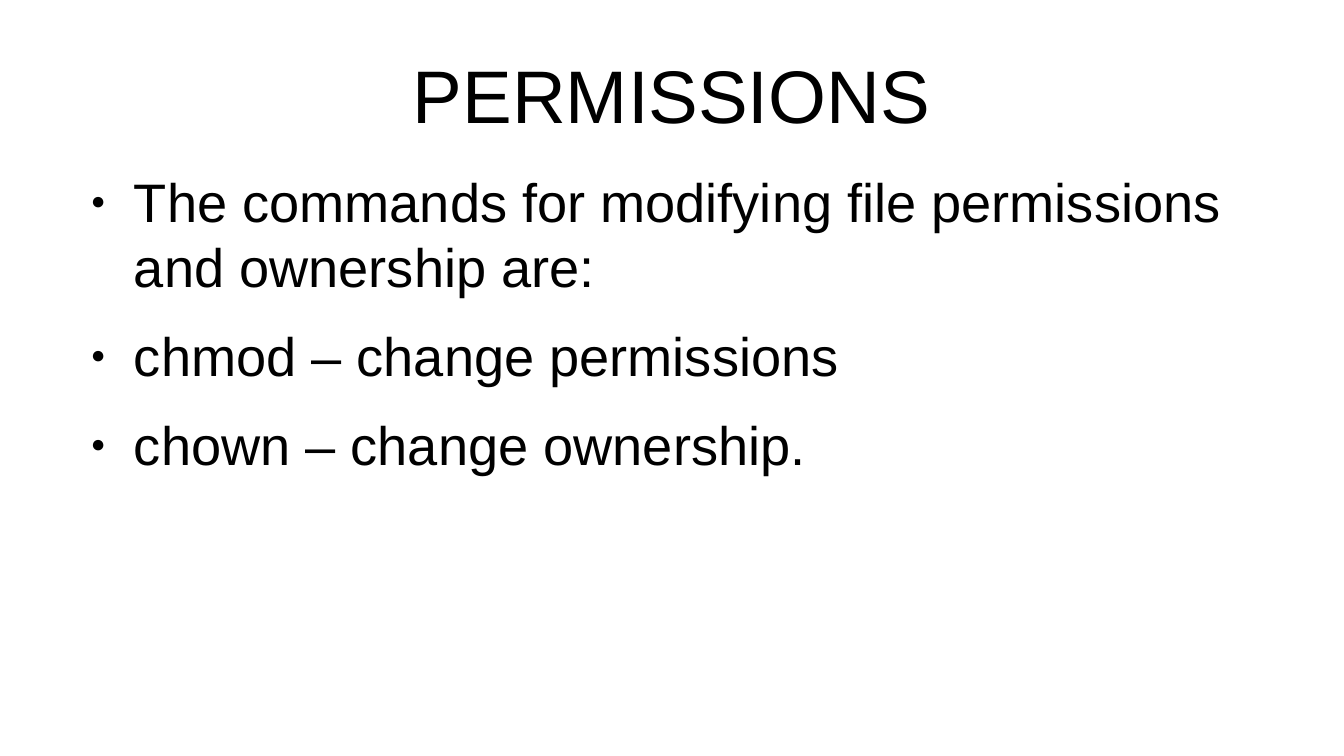
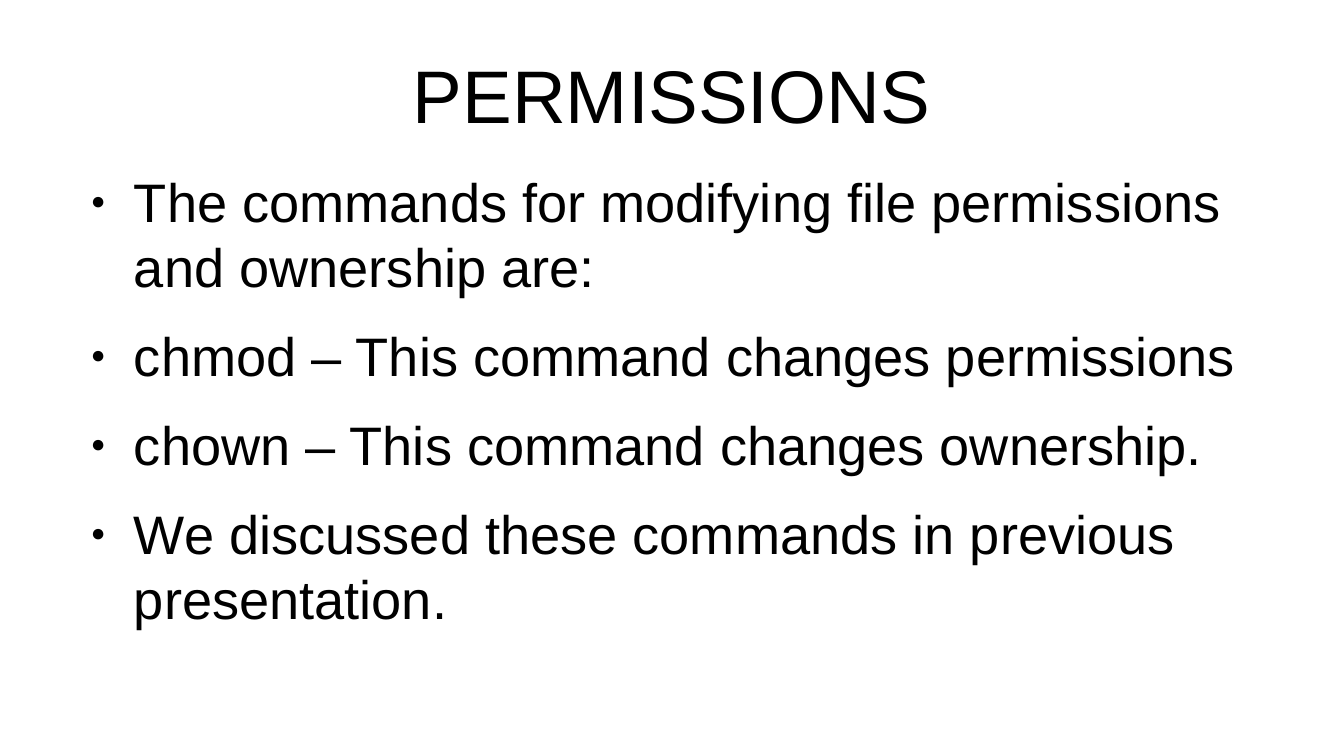
Before and after one commit to CochiseLinuxUsersGroup/Presentations, a slide deck: slide 28 of Security Considerations Encore.odp (slide 26 before the commit). Drawn at 1344x756 pixels with LibreOffice and Linux fonts; fonts in the diff are those of the drawing. Boxes give left, top, right and bottom in pixels: in the first picture for what was removed or moved away, otherwise in the second. Text is boxed around its words. In the diff, an @@ line names an element or a change of style, - is before the commit and + after.

```diff
--- a/Security Considerations Encore.odp
+++ b/Security Considerations Encore.odp
@@ text at [134,336,1235,629]: text changed @@
-● chmod – change permissions
-● chown – change ownership.
+● chmod – This command changes permissions
+● chown – This command changes ownership.
+● We discussed these commands in previous presentation.
```
Also in this commit, not shown: 7 other slides changed, 13 slides added, 6 slides removed.
